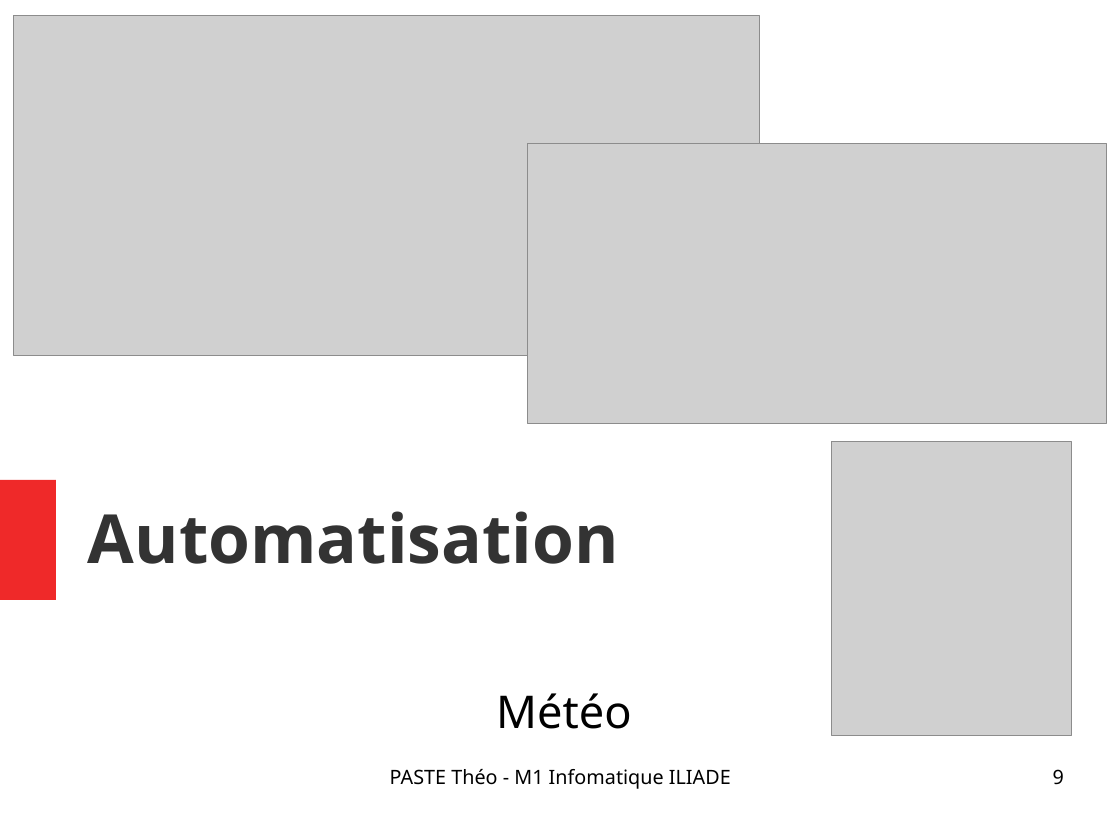
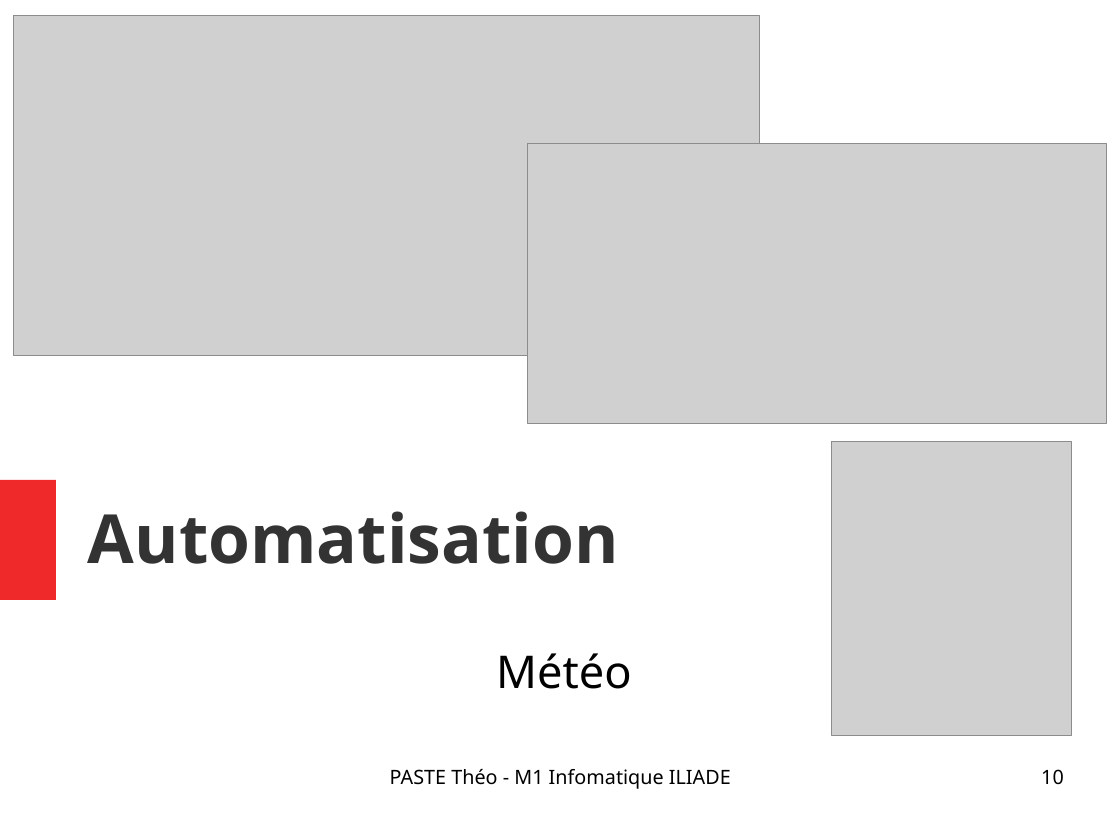
Before and after one commit to Narrateur/Rapport_de_Stage_M1, a slide deck: slide 10 of .gitbook/assets/Presentation_PASTE_Theo.odp (slide 9 before the commit). Drawn at 1120x840 pixels with LibreOffice and Linux fonts; fonts in the diff are those of the drawing; grey boxes stand for pictures. Boxes give left, top, right and bottom in pixels: in the first picture for what was removed or moved away, otherwise in the second. Text is boxed around its words. In the diff, an @@ line names an element or a change of style, - is before the commit and + after.

```diff
--- a/.gitbook/assets/Presentation_PASTE_Theo.odp
+++ b/.gitbook/assets/Presentation_PASTE_Theo.odp
@@ subtitle "Météo": place and size @@
-subtitle "Météo" at (496,693,632,729)
+subtitle "Météo" at (496,653,632,689)
@@ page number at (1041,769,1064,784): text changed @@
-9
+10
```
Also in this commit, not shown: 1 other slide changed, 1 slide added.
